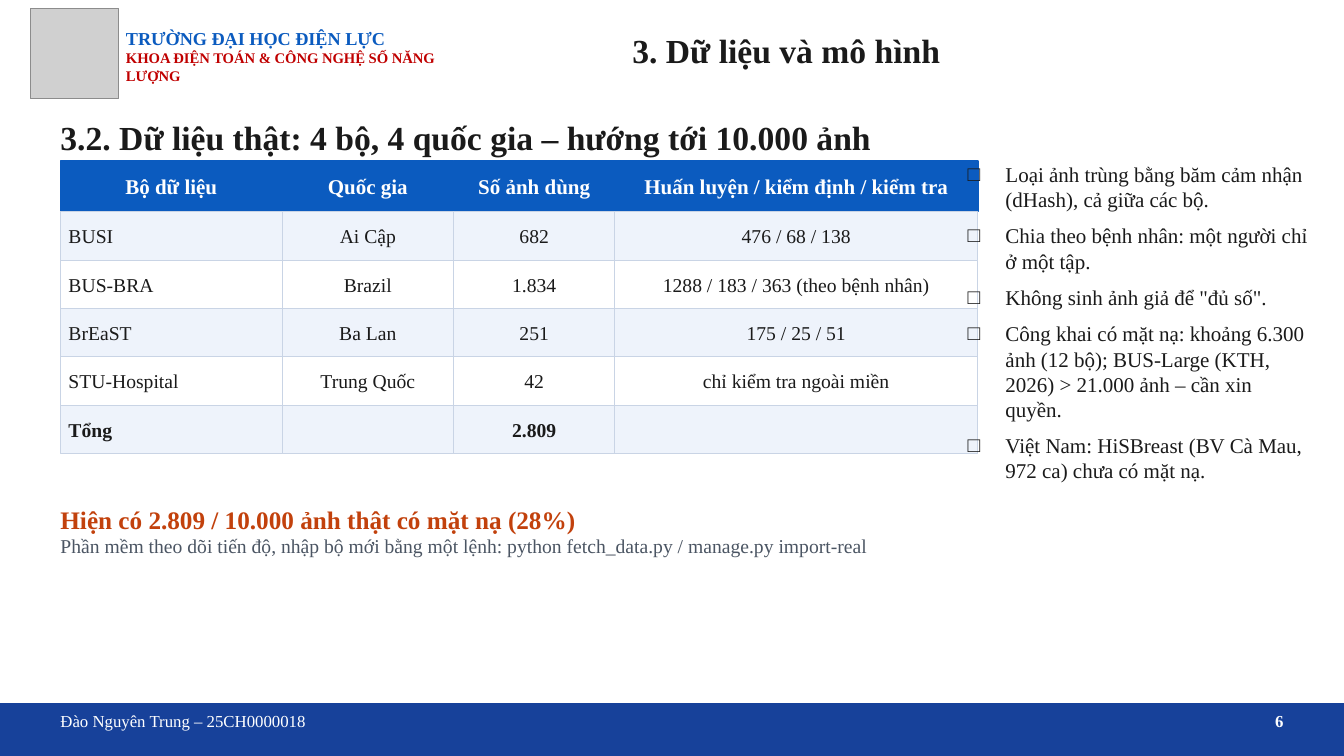
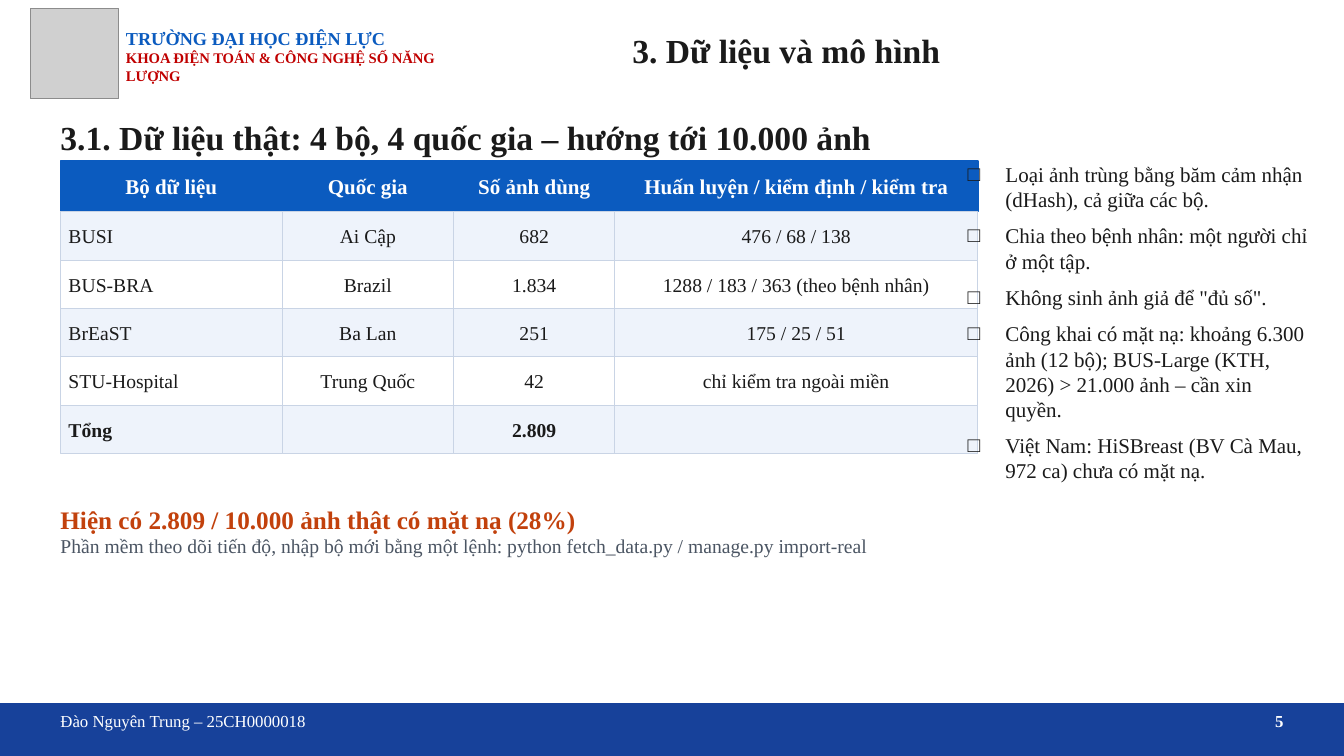
Before and after one commit to trungnguyen107/Medical-image-segmentation-breast-ultrasound-unet-attention, a slide deck: slide 5 of docs/Slide_bao_cao_DATN_U-Net_Attention.pptx (slide 6 before the commit). Drawn at 1344x756 pixels with LibreOffice and Linux fonts; fonts in the diff are those of the drawing; grey boxes stand for pictures; background and template pictures are left out. Boxes give left, top, right and bottom in pixels: in the first picture for what was removed or moved away, otherwise in the second. Text is boxed around its words. In the diff, an @@ line names an element or a change of style, - is before the commit and + after.

```diff
--- a/docs/Slide_bao_cao_DATN_U-Net_Attention.pptx
+++ b/docs/Slide_bao_cao_DATN_U-Net_Attention.pptx
@@ text at (x1=60, y1=125, x2=870, y2=156): text changed @@
-3.2. Dữ liệu thật: 4 bộ, 4 quốc gia – hướng tới 10.000 ảnh
+3.1. Dữ liệu thật: 4 bộ, 4 quốc gia – hướng tới 10.000 ảnh
@@ text at (x1=1275, y1=716, x2=1283, y2=727): text changed @@
-6
+5
```
Also in this commit, not shown: 12 other slides changed, 6 slides removed, 4 other files.
